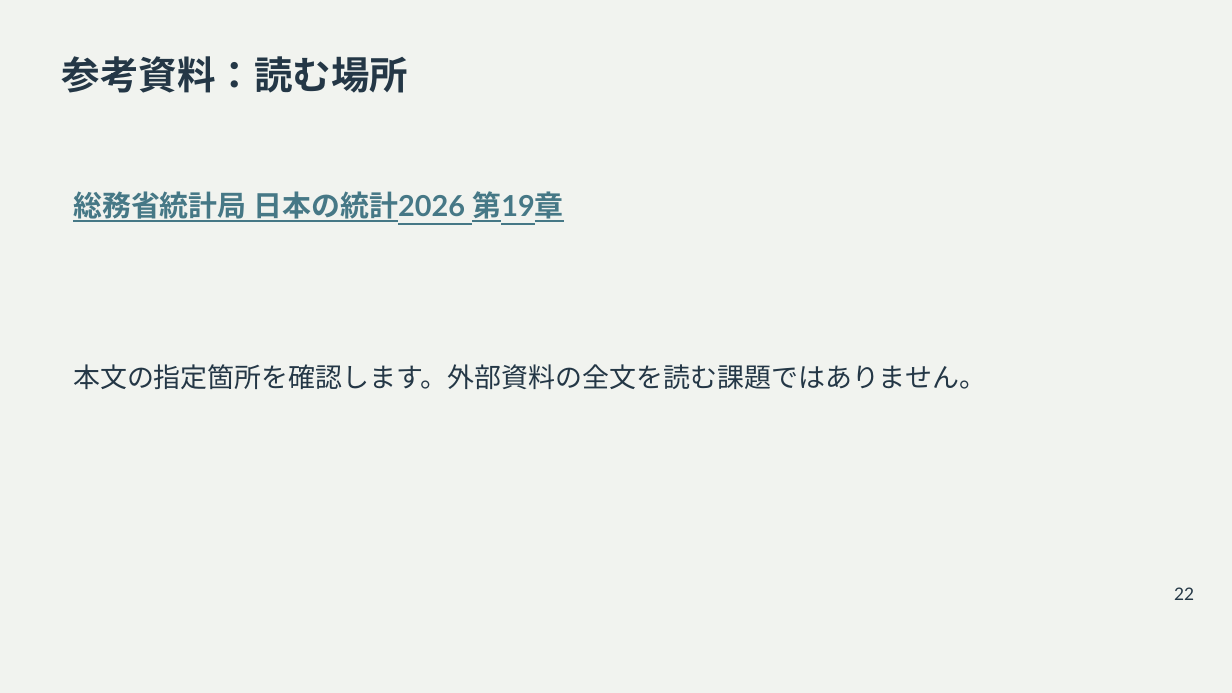
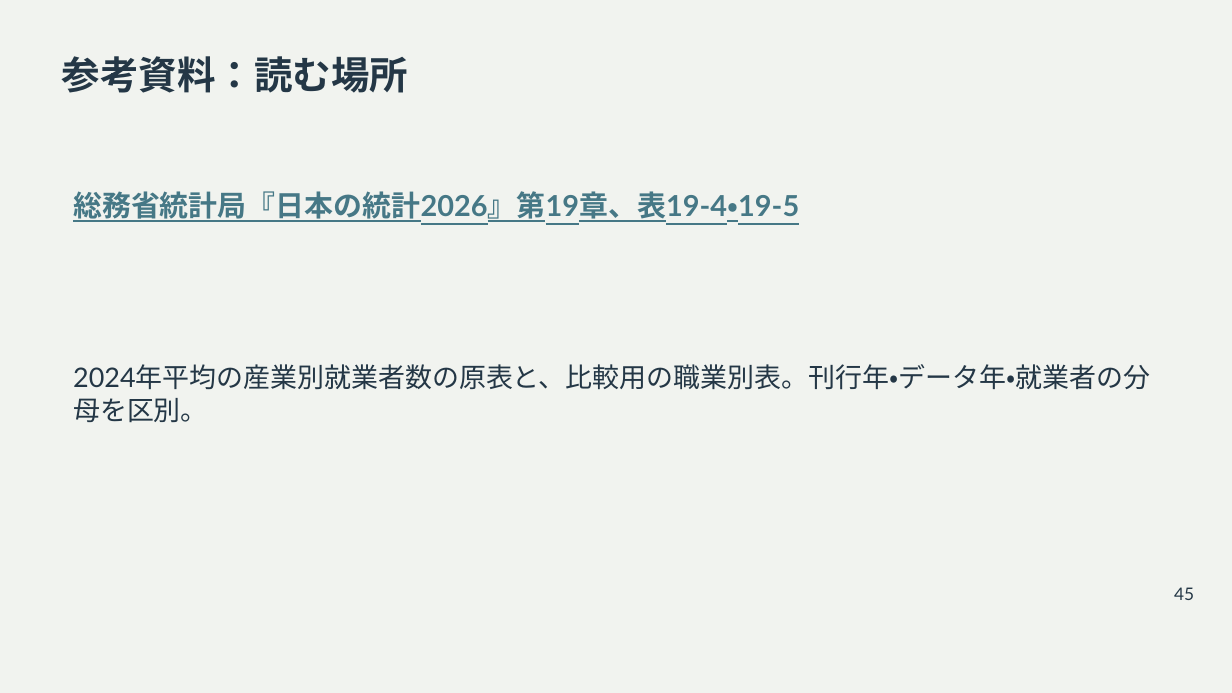
Before and after one commit to zooc-14calbp/industrial-education-ii, a slide deck: slide 45 of reorganized/20261105/main/01/slides.pptx (slide 22 before the commit). Drawn at 1232x693 pixels with LibreOffice and Linux fonts; fonts in the diff are those of the drawing. Boxes give left, top, right and bottom in pixels: in the first picture for what was removed or moved away, otherwise in the second. Text is boxed around its words. In the diff, an @@ line names an element or a change of style, - is before the commit and + after.

```diff
--- a/reorganized/20261105/main/01/slides.pptx
+++ b/reorganized/20261105/main/01/slides.pptx
@@ text at [73, 191, 799, 224]: text changed @@
-総務省統計局 日本の統計2026 第19章
+総務省統計局『日本の統計2026』第19章、表19-4・19-5
@@ text at [73, 364, 1150, 423]: text changed @@
-本文の指定箇所を確認します。外部資料の全文を読む課題ではありません。
+2024年平均の産業別就業者数の原表と、比較用の職業別表。刊行年・データ年・就業者の分母を区別。
@@ text at [1174, 587, 1194, 600]: text changed @@
-22
+45
```
Also in this commit, not shown: 22 other slides changed, 25 slides added, 1 slide removed, 21 other files.
